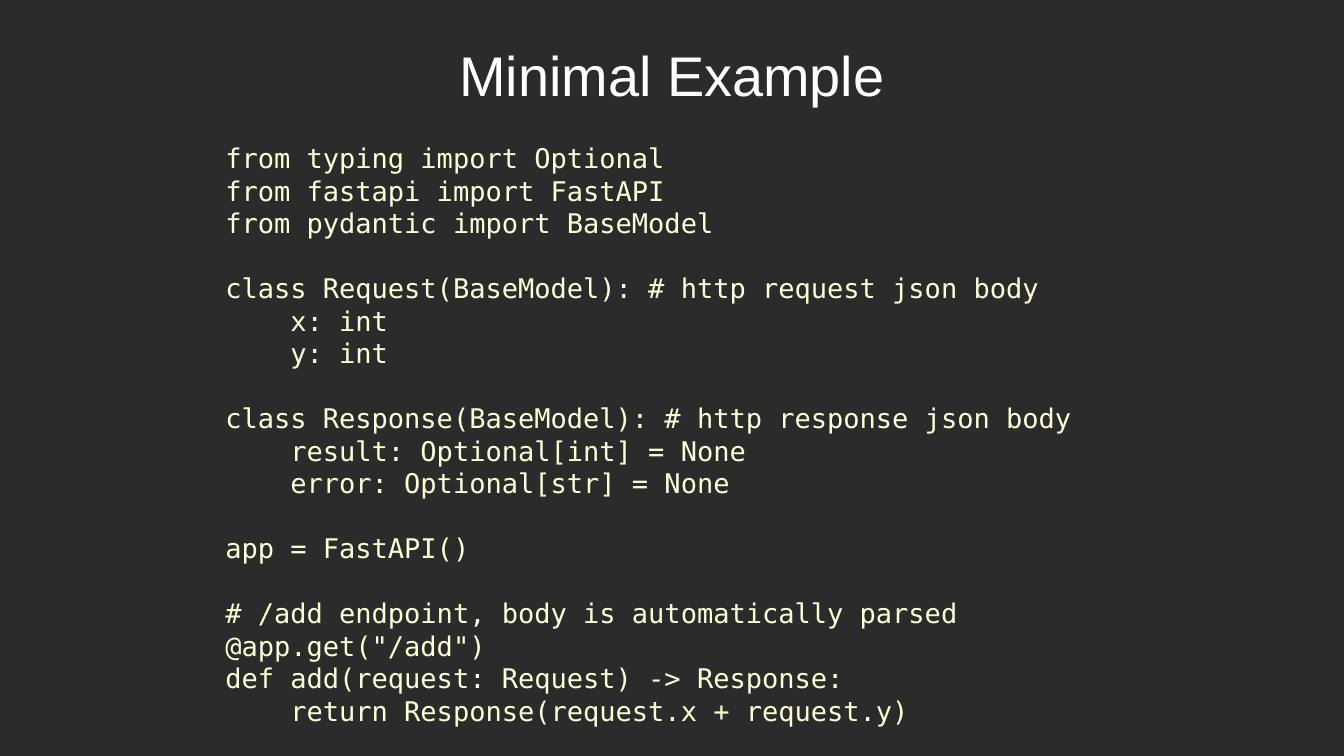
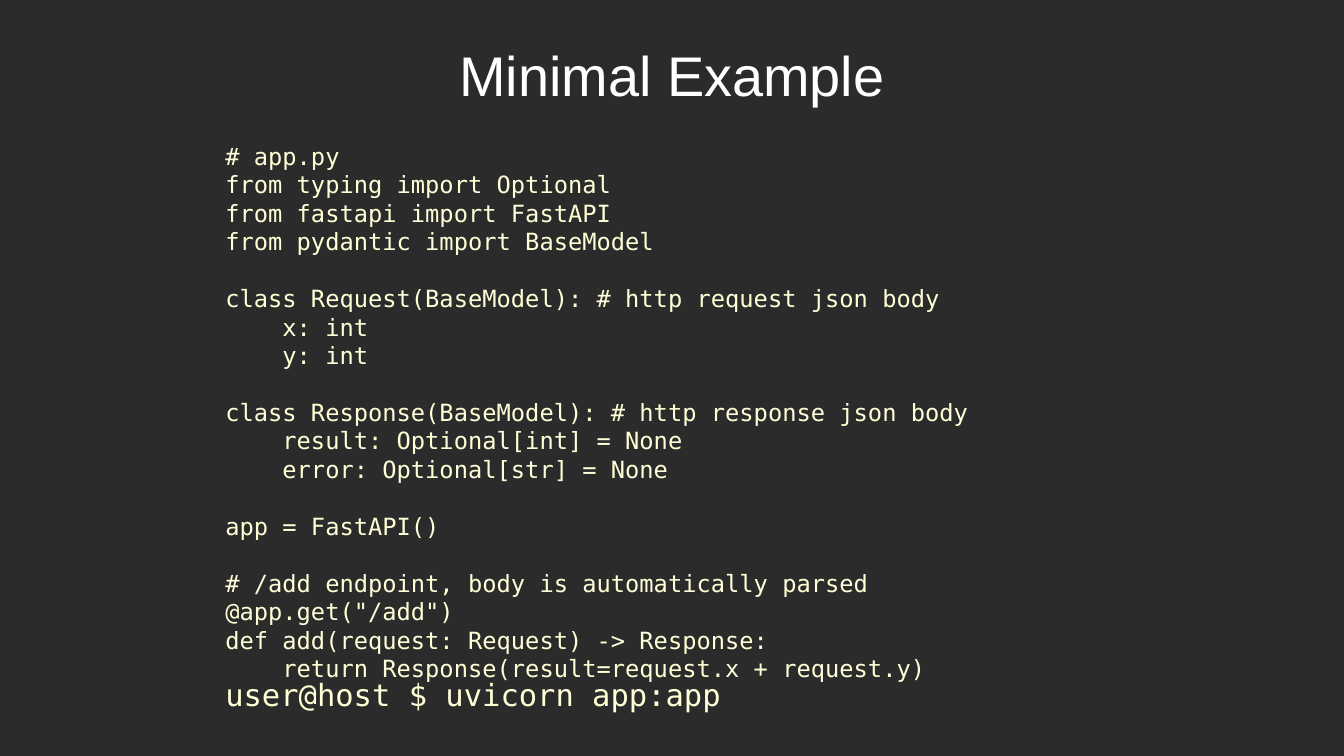
Before and after one commit to ahoyt41/fastapi-example, a slide deck: slide 4 of fastapi.odp. Drawn at 1344x756 pixels with LibreOffice and Linux fonts; fonts in the diff are those of the drawing; background and template pictures are left out; a plain dark background stands for a picture behind light text. Boxes give left, top, right and bottom in pixels: in the first picture for what was removed or moved away, otherwise in the second. Text is boxed around its words. In the diff, an @@ line names an element or a change of style, - is before the commit and + after.

```diff
--- a/fastapi.odp
+++ b/fastapi.odp
@@ text at (x1=225, y1=175, x2=968, y2=654): size 16 to 14 pt in "from typing import Optional", "from fastapi import FastAPI", "from pydantic import BaseModel", "class Request(BaseModel): # http request json body" and 9 more places @@
@@ text at (x1=254, y1=151, x2=340, y2=170): paragraph added @@
+# app.py
@@ text at (x1=282, y1=659, x2=925, y2=684): text changed; size 16 to 14 pt @@
-return Response(request.x + request.y)
+return Response(result=request.x + request.y)
@@ text added at (x1=225, y1=683, x2=720, y2=713), 18 pt, text #FFFFD7 @@
+user@host $ uvicorn app:app
```
Also in this commit, not shown: 1 other slide changed, 2 slides added.
